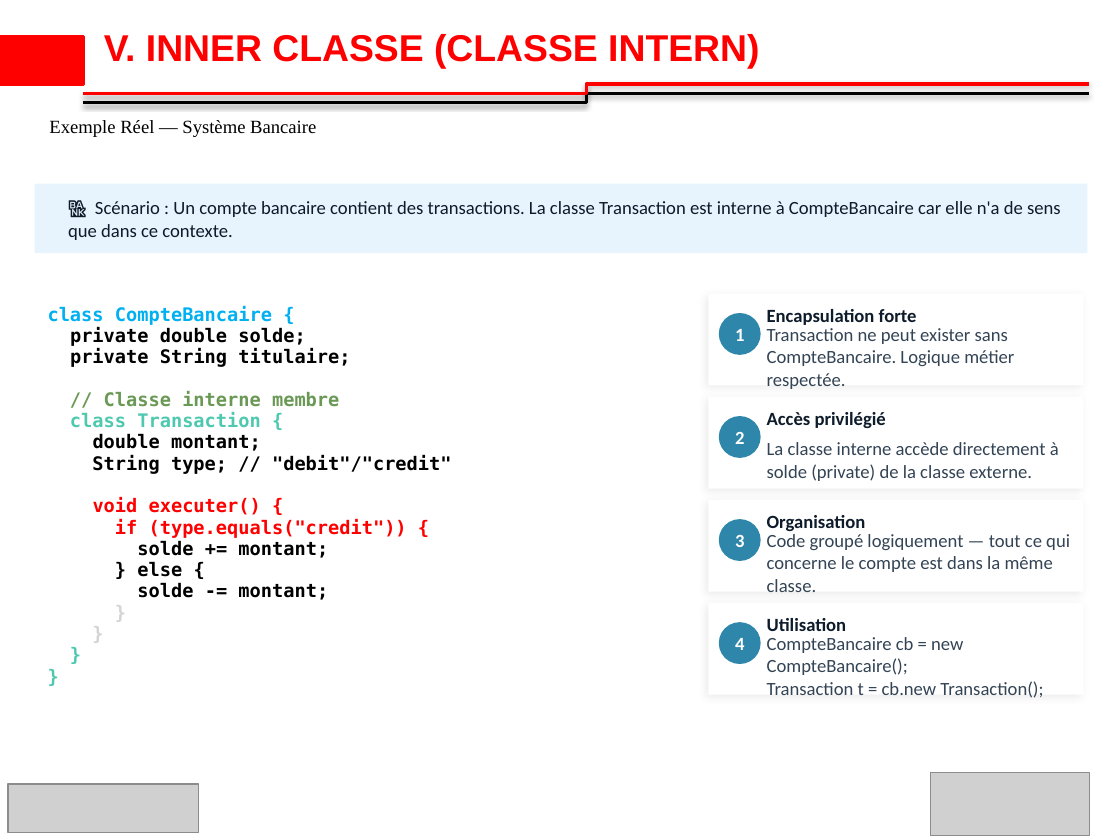
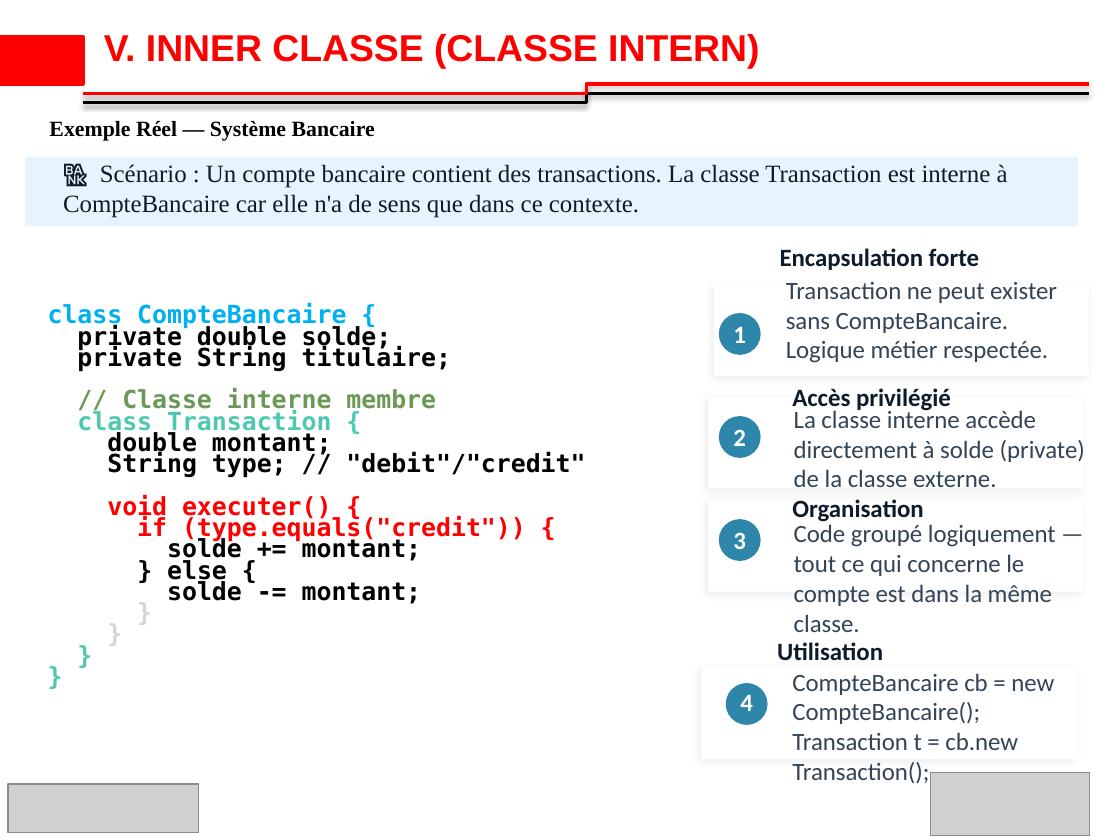
Before and after one commit to ibrahimsava/Osis-training-in-java, a slide deck: slide 18 of osis_presentation_Ibrahim_SAVADOGO_S3.pptx (slide 19 before the commit). Drawn at 1120x840 pixels with LibreOffice and Linux fonts; fonts in the diff are those of the drawing; grey boxes stand for pictures; background and template pictures are left out. Boxes give left, top, right and bottom in pixels: in the first picture for what was removed or moved away, otherwise in the second. Text is boxed around its words. In the diff, an @@ line names an element or a change of style, - is before the commit and + after.

```diff
--- a/osis_presentation_Ibrahim_SAVADOGO_S3.pptx
+++ b/osis_presentation_Ibrahim_SAVADOGO_S3.pptx
@@ text "Exemple Réel — Système Bancaire" at [49, 121, 375, 141]: size 12 to 14 pt, bold on @@
@@ rectangle: place and size @@
-rectangle at [35, 184, 1088, 253]
+rectangle at [26, 157, 1079, 226]
@@ text "🏦 Scénario : Un compte ...": place and size @@
-text "🏦 Scénario : Un compte ..." at [68, 201, 1061, 240]
+text "🏦 Scénario : Un compte ..." at [63, 164, 1008, 218]
@@ text "🏦 Scénario : Un compte ..." at [63, 164, 1008, 218]: size 12 to 16 pt, font Calibri to Times New Roman @@
@@ text "Encapsulation forte": place and size @@
-text "Encapsulation forte" at [767, 309, 917, 325]
+text "Encapsulation forte" at [780, 248, 979, 270]
@@ rectangle: place and size @@
-rectangle at [709, 293, 1084, 385]
+rectangle at [713, 284, 1089, 376]
@@ text "Transaction ne peut exister sans ...": place and size @@
-text "Transaction ne peut exister sans ..." at [767, 328, 1014, 389]
+text "Transaction ne peut exister sans ..." at [786, 282, 1057, 363]
@@ text "Accès privilégié": place and size @@
-text "Accès privilégié" at [767, 412, 886, 428]
+text "Accès privilégié" at [792, 388, 951, 412]
@@ text "La classe interne accède directement ...": place and size @@
-text "La classe interne accède directement ..." at [767, 442, 1059, 481]
+text "La classe interne accède directement ..." at [794, 407, 1085, 487]
@@ text "Organisation": place and size @@
-text "Organisation" at [767, 515, 866, 531]
+text "Organisation" at [792, 499, 923, 522]
@@ text "Code groupé logiquement — tout ...": place and size @@
-text "Code groupé logiquement — tout ..." at [767, 534, 1070, 592]
+text "Code groupé logiquement — tout ..." at [794, 524, 1056, 632]
@@ text "Utilisation": place and size @@
-text "Utilisation" at [767, 618, 847, 631]
+text "Utilisation" at [777, 642, 883, 660]
@@ size 12 to 16 pt in 29 elements at [35, 213, 544, 255], [48, 303, 346, 330], [77, 324, 392, 351], [77, 345, 451, 372], [122, 388, 436, 415], [77, 409, 331, 436], [107, 430, 332, 457], [107, 452, 585, 478], [107, 494, 331, 521], [137, 515, 526, 542], [167, 537, 422, 564], [167, 560, 227, 585], [167, 579, 422, 604], [733, 327, 746, 343], [733, 429, 746, 446], [733, 532, 746, 549], [794, 407, 1085, 487], [792, 499, 923, 522], [777, 642, 883, 660], [794, 524, 1056, 632], [792, 388, 951, 412], [786, 282, 1057, 363], [740, 695, 753, 711], [780, 248, 979, 270], [792, 673, 1054, 784], [48, 600, 664, 623], [48, 622, 664, 644], [48, 643, 664, 665], [48, 664, 664, 687] @@
@@ rectangle: place and size @@
-rectangle at [709, 603, 1084, 694]
+rectangle at [701, 668, 1076, 759]
@@ text "4": place and size @@
-text "4" at [735, 638, 744, 650]
+text "4" at [740, 695, 753, 711]
@@ ellipse: place and size @@
-ellipse at [720, 623, 760, 663]
+ellipse at [727, 684, 767, 725]
@@ text "CompteBancaire cb = new CompteBancaire();": place and size @@
-text "CompteBancaire cb = new CompteBancaire();" at [767, 637, 1043, 698]
+text "CompteBancaire cb = new CompteBancaire();" at [792, 673, 1054, 784]
```
Also in this commit, not shown: 10 other slides changed, 1 slide removed.
